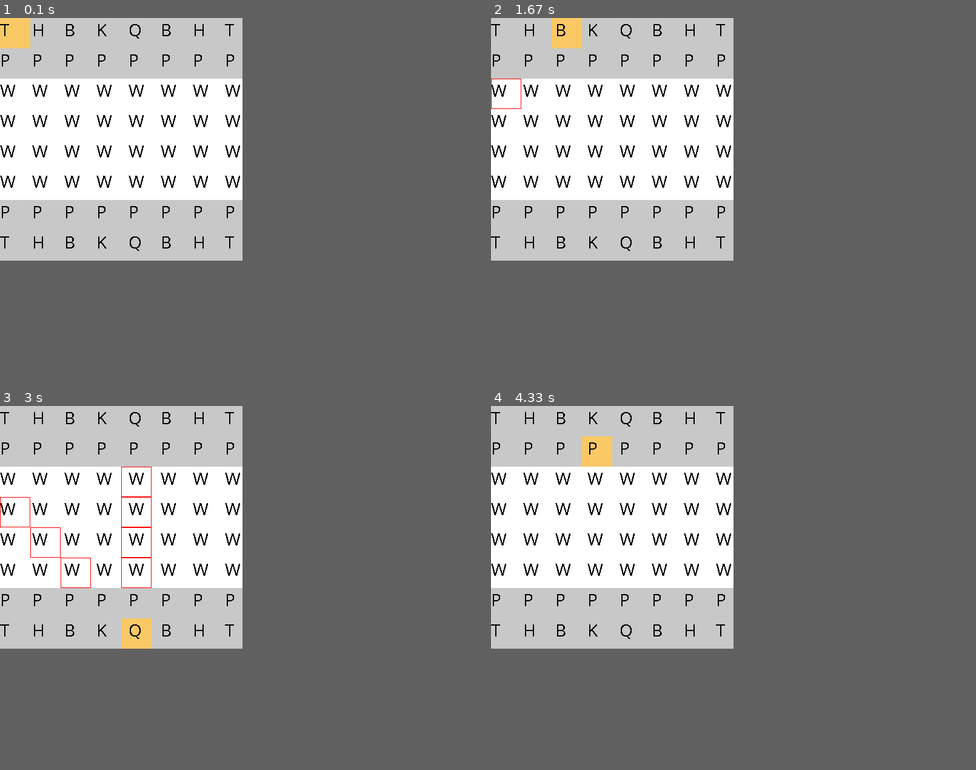
Above: before the commit, frames 1-4 (two rows, left to right).
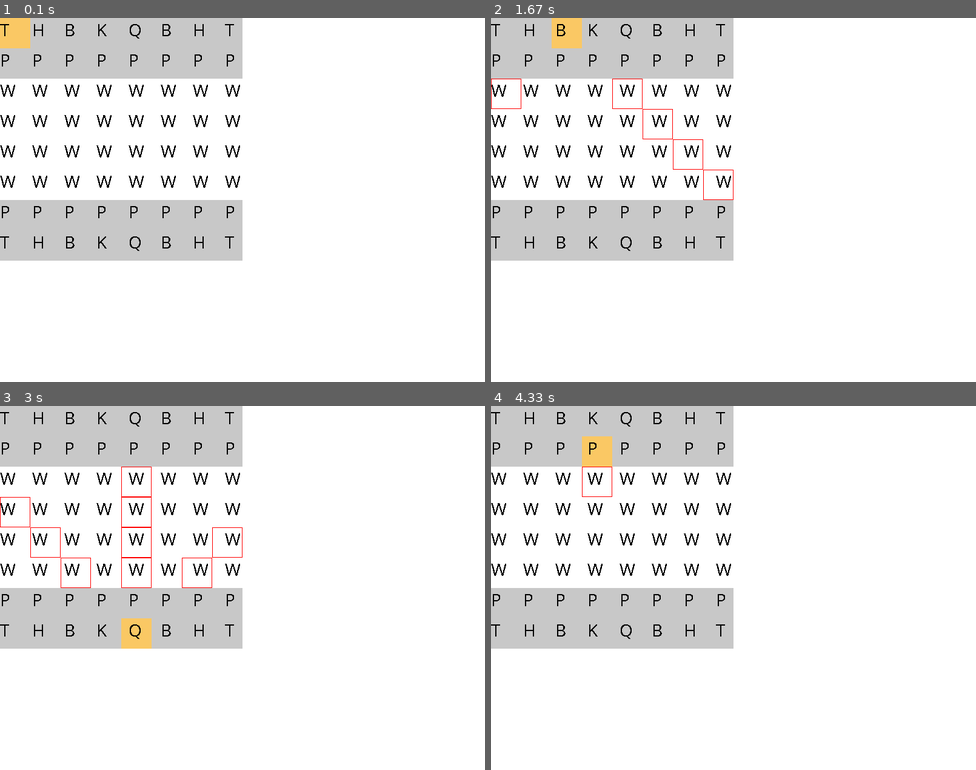
Above: after the commit, the same moments.

Repository: katacliny/PythonChess-Pygame
Game: pygame game, started from chess.py
The game is run twice, just before and just after one commit, with the same random seed, the same clock (stepped at 60 frames per second) and the same inputs.
Inputs (mouse positions are in pixels of both pictures, inside the frame that each line leads up to):
- Up to frame 1 (0.1 s): no input
- Up to frame 2 (1.67 s): click "T" at 0.38 s; click (617, 203) at 0.72 s; click (583, 145) at 1.05 s; click "B" at 1.38 s
- Up to frame 3 (3 s): click (252, 464) at 1.72 s; click (242, 631) at 2.05 s; click (227, 526) at 2.38 s; click "Q" at 2.72 s
- Up to frame 4 (4.33 s): click (859, 555) at 3.05 s; click (578, 624) at 3.38 s; click (835, 522) at 3.72 s; click (588, 464) at 4.05 s
In our replay, the window is 400x400 before the commit and 800x600 after it. These sizes can differ from the game's own. Grey fills any space a smaller window leaves; there, only what the larger window draws over its background counts as a difference.

The runs differ from the first frame. In frame 1, only the window size differs. In frame 2, 0.2% of the frame differs, in the area x 25-50%, y 16-50%; in frame 3, less than 0.1%; in frame 4, less than 0.1%.

Commit message:
fix move

Diff:
--- a/chess.py
+++ b/chess.py
@@ -8,7 +8,7 @@
 from horse import Horse
 from king import King
 
-display = py.display.set_mode([400, 400])
+display = py.display.set_mode([800, 600])
 time = py.time.Clock()
 running = 1
 py.font.init()
--- a/piece.py
+++ b/piece.py
@@ -18,10 +18,14 @@
         pass
 
     def render(self, display, py, table_map, font):
-        if self.is_selected:
+
+        if self.is_selected and self.p_type != 'W':
             for pos in self.getPositions():
                     py.draw.rect(display, (255, 0, 0), (50 * pos[0], 50 * pos[1], 50, 50), True)
-        py.draw.rect(display, self.higthLight if self.isOverSelected(py, self)[0] or self.is_selected else self.color, (50 * self.posx, 50 * self.posy, 50, 50), False)
+        if self.p_type != 'W':
+            py.draw.rect(display, self.higthLight if self.isOverSelected(py, self)[0] or self.is_selected else self.color, (50 * self.posx, 50 * self.posy, 50, 50), False)
+        else:
+            self.isOverSelected(py, self)
         textsurface = font.render(self.p_type, False, self.text_color)
         display.blit(textsurface,(53 * self.posx, 50 * self.posy))
 
